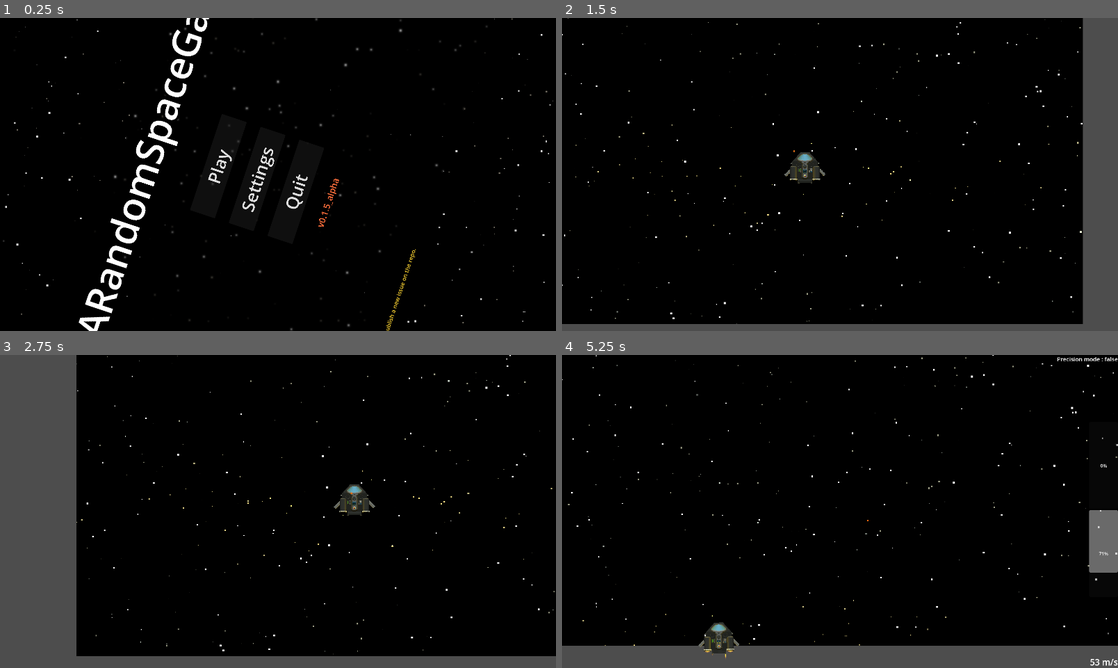
Above: before the commit, frames 1-4 (two rows, left to right).
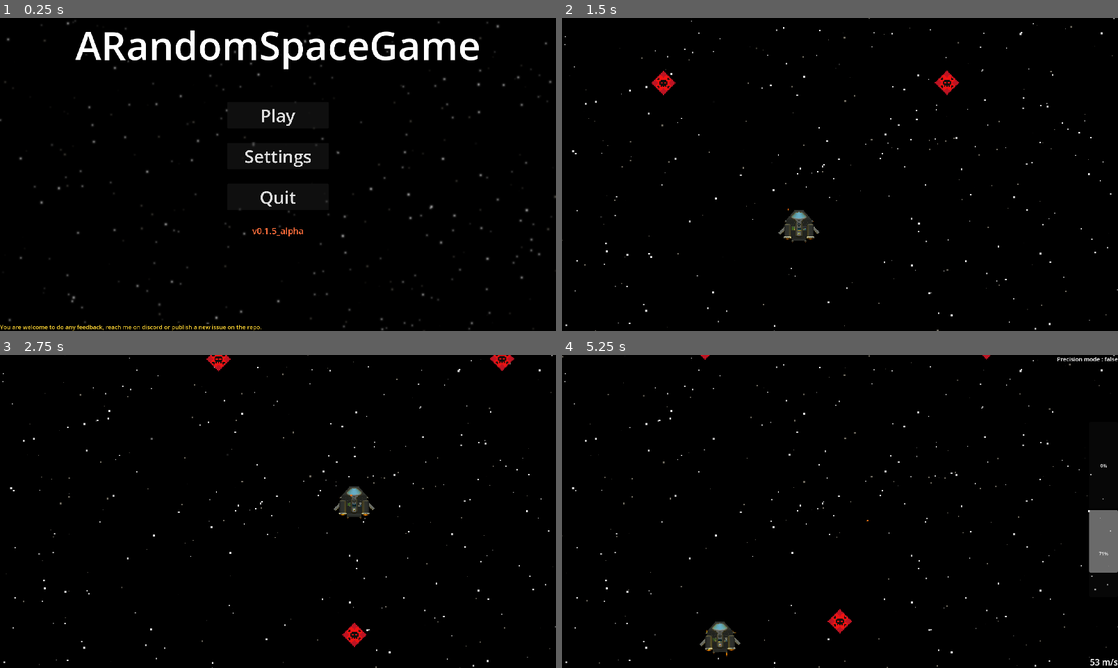
Above: after the commit, the same moments.

Repository: creusator/A_Random_Space_Game
Game: Godot game, scene res://UI/Menus/MainMenu/MainMenu.tscn
Two runs of this game, one before a commit and one after it. Both use one fixed random seed, a clock stepped at 60 frames per second and the inputs below.
Inputs (mouse positions are in pixels of both pictures, inside the frame that each line leads up to):
- Up to frame 1 (0.25 s): no input
- Up to frame 2 (1.5 s): click "Play" at 0.5 s; move the mouse to (962, 158) at 1.27 s; hold D (rotate_right) from 1.28 s (still down); hold Right mouse button (aim_to_target_hold) from 1.28 s (still down)
- Up to frame 3 (2.75 s): move the mouse to (166, 527) at 2.02 s; release D (rotate_right) at 2.03 s; release Right mouse button (aim_to_target_hold) at 2.03 s; hold S (thrust_down) from 2.03 s (still down); tap P (enable_precision_mode_toggle) at 2.1 s
- Up to frame 4 (5.25 s): move the mouse to (895, 442) at 2.77 s; release S (thrust_down) at 2.78 s; hold D (rotate_right) 2.78-3.53 s; tap F (onfoot_interact) at 2.85 s; move the mouse to (812, 574) at 3.52 s; hold S (thrust_down) 3.53-4.28 s; tap Mouse wheel up (zoom_in) at 3.6 s; move the mouse to (1006, 558) at 4.27 s; hold A (rotate_left) from 4.28 s (still down); tap Mouse wheel down (zoom_out) at 4.35 s; move the mouse to (673, 464) at 5.02 s; right-click (673, 464) at 5.1 s

The runs differ from the first frame. In frame 1, 7.0% of the frame differs, in the area x 0-100%, y 0-100%; in frame 2, 10%; in frame 3, 18%; in frame 4, 8.0%.

Commit message:
Interior camera WIP - Parallax Fix
-Parallax background now rotates correctly, there is still tweaking needed on specific star layers.

Diff:
--- a/Backgrounds/Space/BackgroundDummy.gd
+++ /dev/null
@@ -1,9 +0,0 @@
-extends CharacterBody2D
-
-@onready var control: Control = $"../.."
-
-func _physics_process(delta: float) -> void:
-	control.rotation += 0.5 * delta
-	velocity.x = 150
-	rotation += 5 * delta
-	move_and_slide()
--- a/Backgrounds/Space/BackgroundSpace.gd
+++ b/Backgrounds/Space/BackgroundSpace.gd
@@ -2,6 +2,7 @@
 
 @export var front_layer_enabled:bool = true
 
+@onready var skybox: ColorRect = $Skybox
 @onready var background_stars: GPUParticles2D = $Skybox/BackgroundStars
 @onready var furthest_layer: ParallaxLayer = $FurthestLayer
 @onready var furthest_stars: GPUParticles2D = $FurthestLayer/Stars
@@ -9,6 +10,12 @@
 @onready var closest_stars: GPUParticles2D = $ClosestLayer/Stars
 @onready var front_layer: ParallaxLayer = $InFrontOfCamera/ParallaxLayer
 @onready var front_stars: GPUParticles2D = $InFrontOfCamera/ParallaxLayer/Stars
+
+@export var camera:Camera2D
+
+var og_furthest_layer_scale:Vector2
+var og_closest_layer_scale:Vector2
+var og_front_layer_scale:Vector2
 
 var reference_resolution: Vector2 = Vector2(1920, 1080)
 var base_particle_counts: Dictionary = {}
@@ -19,13 +26,36 @@
 	store_base_particle_count(furthest_stars, "furthest")
 	store_base_particle_count(closest_stars, "closest")
 	store_base_particle_count(front_stars, "front")
+	og_furthest_layer_scale = furthest_layer.motion_scale
+	og_closest_layer_scale = closest_layer.motion_scale
+	og_front_layer_scale = front_layer.motion_scale
 	get_viewport().size_changed.connect(_on_viewport_size_changed)
 	_on_viewport_size_changed()
+	update_viewport_size()
 
 func _process(_delta: float) -> void:
 	var new_size = get_viewport().size * 2
 	if Vector2i(new_size) != current_viewport_size:
 		_on_viewport_size_changed()
+	if camera:
+		furthest_layer.motion_scale = og_furthest_layer_scale
+		closest_layer.motion_scale = og_closest_layer_scale
+		front_layer.motion_scale = og_front_layer_scale
+		if rotation != 0.0:
+			furthest_layer.motion_scale = Vector2.ZERO
+			closest_layer.motion_scale = Vector2.ZERO
+			front_layer.motion_scale = Vector2.ZERO
+		rotation = -camera.rotation
+		closest_layer.rotation = -camera.rotation
+
+func update_viewport_size():
+	var viewport_size:Vector2 = Vector2(1920.0, 1080.0)
+	var center:Vector2 = viewport_size / 2
+	transform.origin = center
+	background_stars.process_material.emission_shape_scale = Vector3(viewport_size.x, viewport_size.y, 0.0) * 1.1
+	front_layer.transform.origin = center
+	front_stars.process_material.emission_shape_scale = Vector3(viewport_size.x, viewport_size.y , 0.0) * 1.1
+
 
 func store_base_particle_count(particles: GPUParticles2D, key: String) -> void:
 	if particles:
@@ -39,6 +69,7 @@
 
 	current_viewport_size = Vector2i(new_size)
 	update_parallax_layers(new_size)
+	update_viewport_size()
 
 func update_parallax_layers(viewport_size: Vector2) -> void:
 	var reference_area = reference_resolution.x * reference_resolution.y
--- a/Backgrounds/Space/BackgroundSpace.tscn
+++ b/Backgrounds/Space/BackgroundSpace.tscn
@@ -1,6 +1,6 @@
 [gd_scene load_steps=22 format=3 uid="uid://do78wutwh6no7"]
 
-[ext_resource type="Script" uid="uid://ci6loi18upf3i" path="res://Backgrounds/Space/BackgroundDummy.gd" id="1_7gtgh"]
+[ext_resource type="Script" uid="uid://bkaxdym1d5cg8" path="res://Backgrounds/Space/BackgroundSpace.gd" id="1_hpvof"]
 
 [sub_resource type="Gradient" id="Gradient_3td3w"]
 offsets = PackedFloat32Array(0, 0.0446097, 0.847584, 1)
@@ -18,8 +18,8 @@
 
 [sub_resource type="ParticleProcessMaterial" id="ParticleProcessMaterial_3td3w"]
 lifetime_randomness = 0.3
-emission_shape_offset = Vector3(960, 540, 0)
-emission_shape_scale = Vector3(960, 540, 1)
+emission_shape_offset = Vector3(1920, 1080, 0)
+emission_shape_scale = Vector3(1920, 1080, 1)
 emission_shape = 3
 emission_box_extents = Vector3(1, 1, 1)
 gravity = Vector3(0, 0, 0)
@@ -95,7 +95,7 @@
 
 [sub_resource type="ParticleProcessMaterial" id="ParticleProcessMaterial_8vwrt"]
 lifetime_randomness = 0.3
-emission_shape_offset = Vector3(960, 540, 0)
+emission_shape_offset = Vector3(-960, -540, 0)
 emission_shape_scale = Vector3(960, 540, 1)
 emission_shape = 3
 emission_box_extents = Vector3(1, 1, 1)
@@ -104,39 +104,34 @@
 scale_curve = SubResource("CurveTexture_h6p4p")
 color_ramp = SubResource("GradientTexture1D_2lqwn")
 
-[node name="Control" type="Control"]
-layout_mode = 3
-anchor_left = 0.5
-anchor_top = 0.5
-anchor_right = 0.5
-anchor_bottom = 0.5
-grow_horizontal = 2
-grow_vertical = 2
+[node name="SpaceBackground" type="ParallaxBackground"]
+scroll_ignore_camera_zoom = true
+script = ExtResource("1_hpvof")
 
-[node name="SpaceBackground" type="ParallaxBackground" parent="."]
-scroll_ignore_camera_zoom = true
-
-[node name="Skybox" type="ColorRect" parent="SpaceBackground"]
+[node name="Skybox" type="ColorRect" parent="."]
 anchors_preset = 15
 anchor_right = 1.0
 anchor_bottom = 1.0
+offset_left = -1920.0
+offset_top = -1080.0
 grow_horizontal = 2
 grow_vertical = 2
 color = Color(0, 0, 0, 1)
 
-[node name="BackgroundStars" type="GPUParticles2D" parent="SpaceBackground/Skybox"]
-amount = 150
+[node name="BackgroundStars" type="GPUParticles2D" parent="Skybox"]
+amount = 280
 lifetime = 60.0
 preprocess = 240.0
 visibility_rect = Rect2(0, 0, 1920, 1080)
 local_coords = true
 process_material = SubResource("ParticleProcessMaterial_3td3w")
 
-[node name="FurthestLayer" type="ParallaxLayer" parent="SpaceBackground"]
-motion_scale = Vector2(0.05, 0.05)
+[node name="FurthestLayer" type="ParallaxLayer" parent="."]
+position = Vector2(-1920, -1080)
+motion_scale = Vector2(0.005, 0.005)
 motion_mirroring = Vector2(1920, 1080)
 
-[node name="Stars" type="GPUParticles2D" parent="SpaceBackground/FurthestLayer"]
+[node name="Stars" type="GPUParticles2D" parent="FurthestLayer"]
 amount = 85
 lifetime = 60.0
 preprocess = 240.0
@@ -144,11 +139,12 @@
 local_coords = true
 process_material = SubResource("ParticleProcessMaterial_cr2sd")
 
-[node name="ClosestLayer" type="ParallaxLayer" parent="SpaceBackground"]
-motion_scale = Vector2(0.1, 0.1)
+[node name="ClosestLayer" type="ParallaxLayer" parent="."]
+position = Vector2(-1920, -1080)
+motion_scale = Vector2(0.05, 0.05)
 motion_mirroring = Vector2(1920, 1080)
 
-[node name="Stars" type="GPUParticles2D" parent="SpaceBackground/ClosestLayer"]
+[node name="Stars" type="GPUParticles2D" parent="ClosestLayer"]
 amount = 60
 lifetime = 60.0
 preprocess = 240.0
@@ -156,24 +152,17 @@
 local_coords = true
 process_material = SubResource("ParticleProcessMaterial_h6p4p")
 
-[node name="InFrontOfCamera" type="ParallaxBackground" parent="SpaceBackground"]
+[node name="InFrontOfCamera" type="ParallaxBackground" parent="."]
 layer = 15
+visible = false
 
-[node name="ParallaxLayer" type="ParallaxLayer" parent="SpaceBackground/InFrontOfCamera"]
+[node name="ParallaxLayer" type="ParallaxLayer" parent="InFrontOfCamera"]
 motion_mirroring = Vector2(1920, 1080)
 
-[node name="Stars" type="GPUParticles2D" parent="SpaceBackground/InFrontOfCamera/ParallaxLayer"]
-amount = 50
+[node name="Stars" type="GPUParticles2D" parent="InFrontOfCamera/ParallaxLayer"]
+amount = 70
 lifetime = 60.0
 preprocess = 240.0
 visibility_rect = Rect2(0, 0, 1920, 1080)
 local_coords = true
 process_material = SubResource("ParticleProcessMaterial_8vwrt")
-
-[node name="CharacterBody2D" type="CharacterBody2D" parent="SpaceBackground"]
-position = Vector2(960, 540)
-motion_mode = 1
-script = ExtResource("1_7gtgh")
-
-[node name="Camera2D" type="Camera2D" parent="SpaceBackground/CharacterBody2D"]
-ignore_rotation = false
--- a/Game.tscn
+++ b/Game.tscn
@@ -29,7 +29,7 @@
 camera_smooth_speed = 5.0
 zoom_speed = 4.0
 max_zoom = 5.0
-min_zoom = 1.0
+min_zoom = 0.2
 
 [node name="DirectionalLight2D" type="DirectionalLight2D" parent="."]
 color = Color(0.949658, 1, 0.943837, 1)
@@ -50,6 +50,9 @@
 scale = Vector2(4, 4)
 collision_layer = 4
 
+[node name="SpaceBackground" parent="." node_paths=PackedStringArray("camera") instance=ExtResource("4_3mrqo")]
+camera = NodePath("../Camera2D")
+
 [node name="UI" type="CanvasLayer" parent="."]
 layer = 50
 
@@ -57,16 +60,3 @@
 ship = NodePath("../../NorikerMKI")
 
 [node name="PauseMenu" parent="UI" instance=ExtResource("5_t88pq")]
-
-[node name="SubViewportContainer" type="SubViewportContainer" parent="."]
-anchors_preset = 15
-anchor_right = 1.0
-anchor_bottom = 1.0
-grow_horizontal = 2
-grow_vertical = 2
-
-[node name="SubViewport" type="SubViewport" parent="SubViewportContainer"]
-size = Vector2i(1920, 1080)
-
-[node name="Control" parent="SubViewportContainer/SubViewport" instance=ExtResource("4_3mrqo")]
-anchors_preset = 8
--- a/UI/Menus/MainMenu/MainMenu.tscn
+++ b/UI/Menus/MainMenu/MainMenu.tscn
@@ -30,7 +30,6 @@
 color = Color(0.3882353, 0.3882353, 0.3882353, 1)
 
 [node name="SpaceBackground" parent="." instance=ExtResource("2_rlwnk")]
-front_layer_enabled = false
 
 [node name="MarginContainer" type="MarginContainer" parent="."]
 layout_mode = 1
Not shown, removed: Backgrounds/Space/BackgroundDummy.gd.uid
